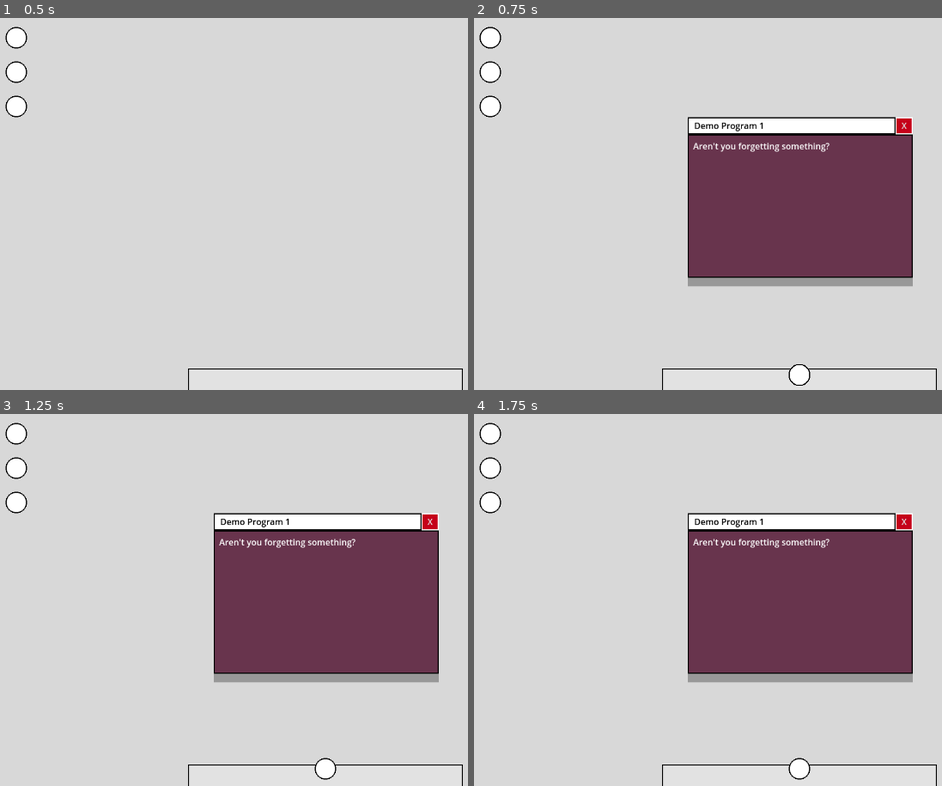
Above: before the commit, frames 1-4 (two rows, left to right).
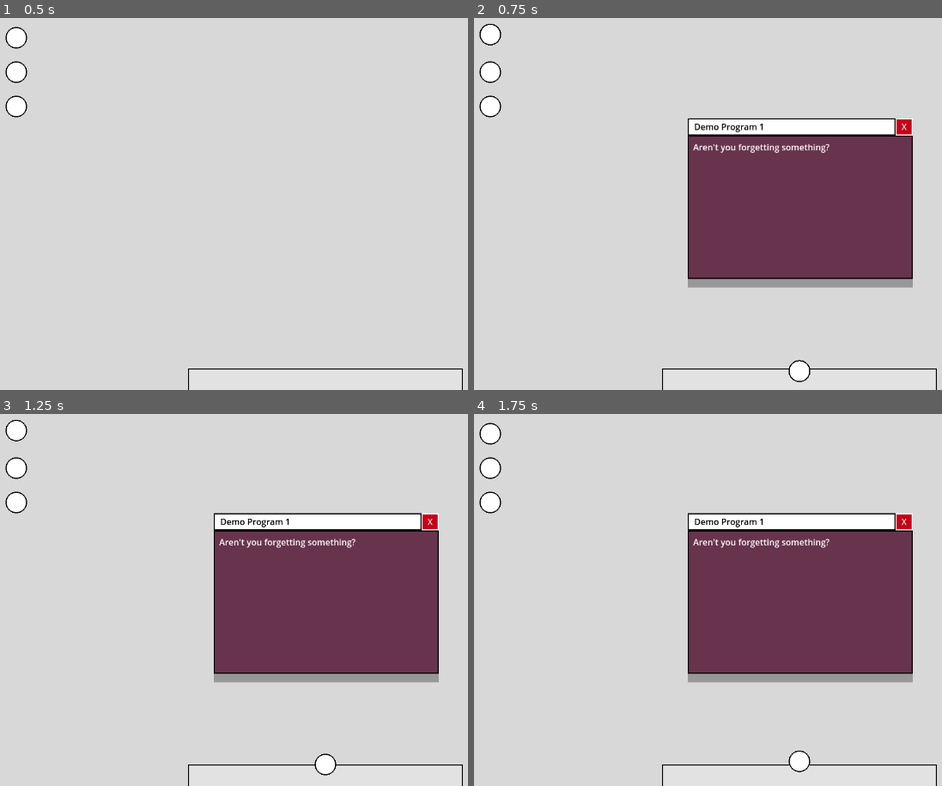
Above: after the commit, the same moments.

Repository: MunnChai/GMTKGameJam2025
Game: Godot game, scene res://desktop/desktop.tscn
The game is run twice, just before and just after one commit, with the same random seed, the same clock (stepped at 60 frames per second) and the same inputs. The project has no main scene, so this scene is started directly.
Inputs (mouse positions are in pixels of both pictures, inside the frame that each line leads up to):
- Up to frame 1 (0.5 s): no input
- Up to frame 2 (0.75 s): click (488, 36) at 0.52 s
- Up to frame 3 (1.25 s): no input
- Up to frame 4 (1.75 s): click (801, 767) at 1.27 s

Frame 1 is identical in both runs. In frame 2, 1.9% of the frame differs, in the area x 1-94%, y 1-99%; in frame 3, 0.3%; in frame 4, 0.2%.

Commit message:
Juice up

Diff:
--- a/game/gmtkgamejam2025/desktop/shortcut_icon/shortcut_icon.gd
+++ b/game/gmtkgamejam2025/desktop/shortcut_icon/shortcut_icon.gd
@@ -22,8 +22,18 @@
 
 var being_removed := false
 
+var is_hovered := false
+
 func _ready() -> void:
 	%Button.pressed.connect(_on_pressed)
+
+	%Button.mouse_entered.connect(_on_mouse_entered)
+	%Button.mouse_exited.connect(_on_mouse_exited)
+
+func _on_mouse_entered() -> void:
+	is_hovered = true
+func _on_mouse_exited() -> void:
+	is_hovered = false
 
 func _on_pressed() -> void:
 	if being_removed:
@@ -56,3 +66,15 @@
 	being_removed = true
 	await TweenUtil.scale_to(self, Vector2.ZERO, 0.3).finished
 	queue_free()
+
+@onready var base_pos: Vector2 = %Circle.position
+@onready var target_pos := base_pos
+
+func _process(delta: float) -> void:
+	target_pos = base_pos
+	if window_instance and window_instance.is_active:
+		target_pos += Vector2.UP * 8.0
+	if is_hovered:
+		target_pos += Vector2.UP * 6.0
+
+	%Circle.position = MathUtil.decay(%Circle.position, target_pos, 15.0, delta)
--- a/game/gmtkgamejam2025/desktop/shortcut_icon/shortcut_icon.tscn
+++ b/game/gmtkgamejam2025/desktop/shortcut_icon/shortcut_icon.tscn
@@ -32,7 +32,8 @@
 anchors_preset = 0
 script = ExtResource("1_npcrg")
 
-[node name="Panel" type="PanelContainer" parent="."]
+[node name="Circle" type="PanelContainer" parent="."]
+unique_name_in_owner = true
 layout_mode = 1
 anchors_preset = 8
 anchor_left = 0.5
@@ -48,7 +49,7 @@
 mouse_filter = 2
 theme_override_styles/panel = SubResource("StyleBoxFlat_npcrg")
 
-[node name="Button" type="Button" parent="Panel"]
+[node name="Button" type="Button" parent="Circle"]
 unique_name_in_owner = true
 texture_filter = 1
 layout_mode = 2
--- a/game/gmtkgamejam2025/desktop/window/juice_pivot/juice_pivot.gd
+++ b/game/gmtkgamejam2025/desktop/window/juice_pivot/juice_pivot.gd
@@ -27,6 +27,8 @@
 
 func _on_opened() -> void:
 	TweenUtil.pop_delta(self, Vector2(0.1, 0.1), 0.2)
+	TweenUtil.whoosh(self, position, 0.25, Tween.TransitionType.TRANS_CUBIC, Tween.EaseType.EASE_OUT)
+	position += Vector2.DOWN * 32.0
 func _on_brought_to_front(explicit: bool) -> void:
 	if explicit: ## TODO: Only pop if there was something overlapping..?
 		if not window.is_dragging:
@@ -40,14 +42,22 @@
 func _on_closed() -> void:
 	window.all_clear_for_queue_free = false
 	var tween := TweenUtil.scale_to(self, Vector2.ZERO, 0.15)
+	TweenUtil.whoosh(self, position + Vector2.DOWN * 128.0, 0.15, Tween.TransitionType.TRANS_EXPO, Tween.EaseType.EASE_IN)
 	await tween.finished
 	window.all_clear_for_queue_free = true
 
 func _on_drag() -> void:
 	TweenUtil.scale_to(self, Vector2(1.05, 1.05), 0.1)
 
+var target_rot := rotation_degrees
+
 func _on_drag_move(delta: Vector2) -> void:
-	pass
+	var amount := delta.x / 20.0
+	target_rot -= amount
 
 func _on_drag_release() -> void:
 	TweenUtil.scale_to(self, Vector2(1.0, 1.0), 0.1)
+
+func _process(delta: float) -> void:
+	rotation_degrees = MathUtil.decay(rotation_degrees, target_rot, 15.0, delta)
+	target_rot = MathUtil.decay(target_rot, 0.0, 15.0, delta)
